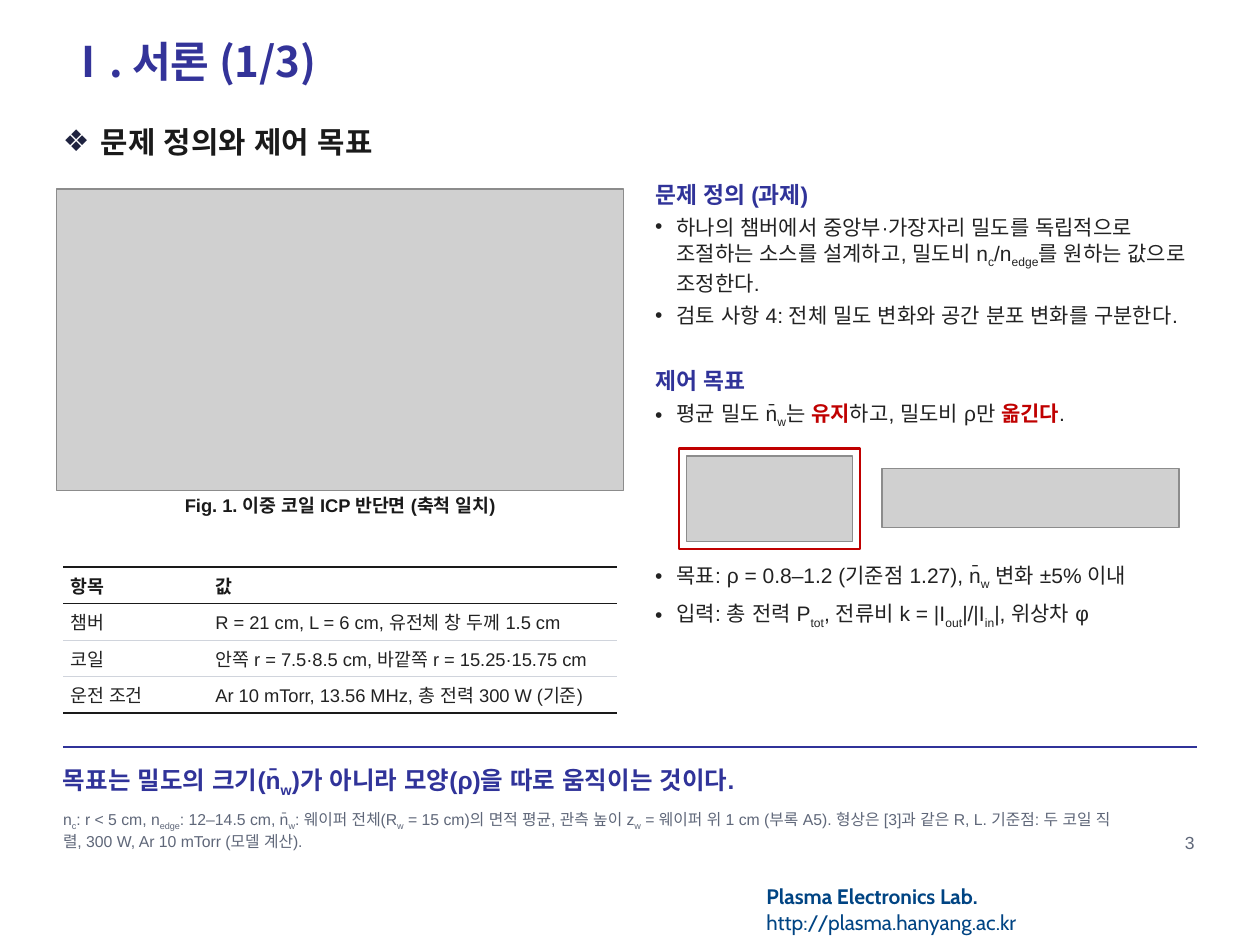
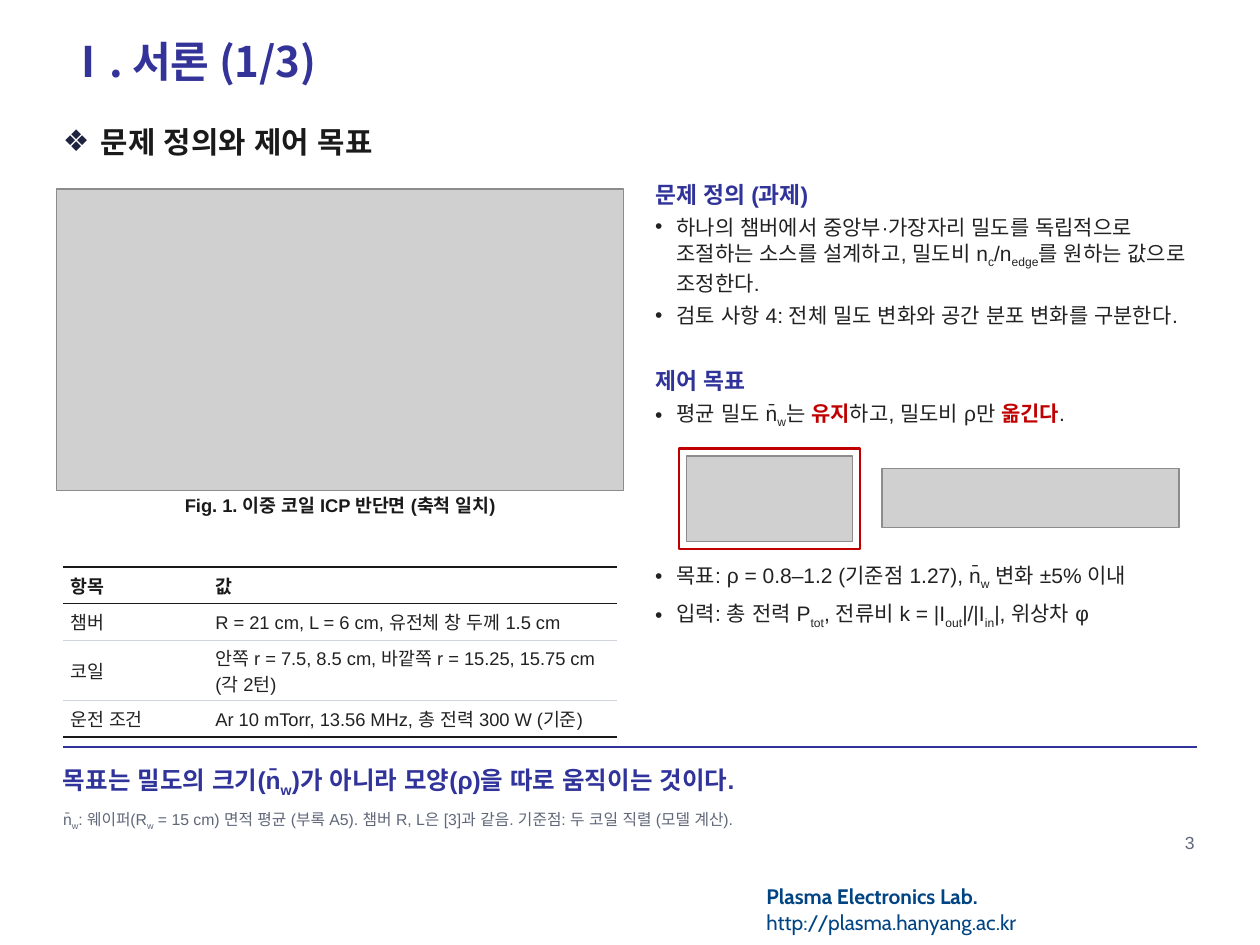
Before and after one commit to garlicjam-pyo/plasma, a slide deck: slide 3 of presentations/1차발표_피드백반영판.pptx. Drawn at 1260x945 pixels with LibreOffice and Linux fonts; fonts in the diff are those of the drawing; grey boxes stand for pictures; background and template pictures are left out. Boxes give left, top, right and bottom in pixels: in the first picture for what was removed or moved away, otherwise in the second. Text is boxed around its words. In the diff, an @@ line names an element or a change of style, - is before the commit and + after.

```diff
--- a/presentations/1차발표_피드백반영판.pptx
+++ b/presentations/1차발표_피드백반영판.pptx
@@ table at bbox=[63, 567, 617, 734] @@
-row 3, column 2: 안쪽 r = 7.5·8.5 cm, 바깥쪽 r = 15.25·15.75 cm
+row 3, column 2: 안쪽 r = 7.5, 8.5 cm, 바깥쪽 r = 15.25, 15.75 cm (각 2턴)
@@ text at bbox=[63, 812, 734, 829]: text changed @@
-nc: r < 5 cm, nedge: 12–14.5 cm, n̄w: 웨이퍼 전체(Rw = 15 cm)의 면적 평균, 관측 높이 zw = 웨이퍼 위 1 cm (부록 A5). 형상은 [3]과 같은 R, L. 기준점: 두 코일 직렬, 300 W, Ar 10 mTorr (모델 계산).
+n̄w: 웨이퍼(Rw = 15 cm) 면적 평균 (부록 A5). 챔버 R, L은 [3]과 같음. 기준점: 두 코일 직렬 (모델 계산).
```
Also in this commit, not shown: 13 other slides changed, 10 other files.
